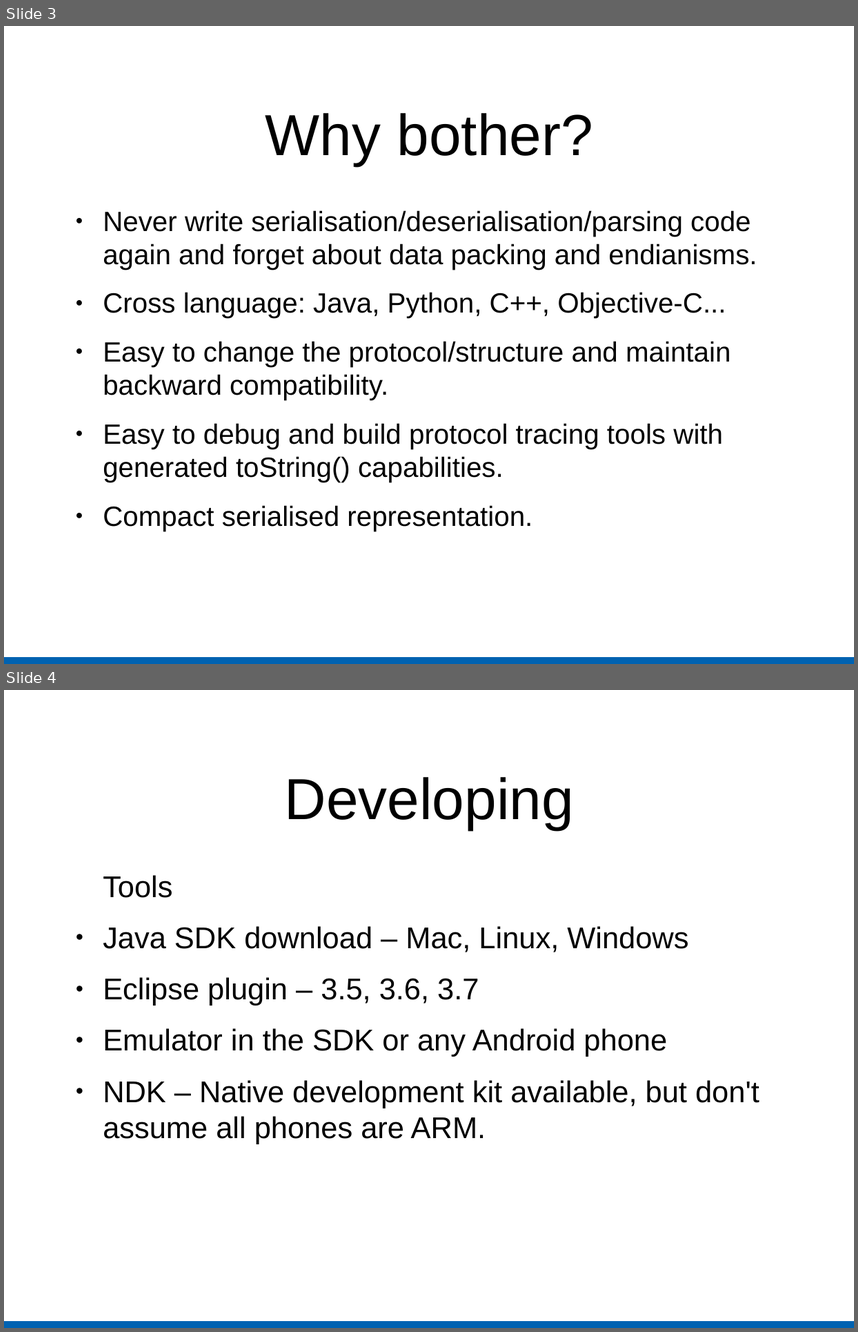
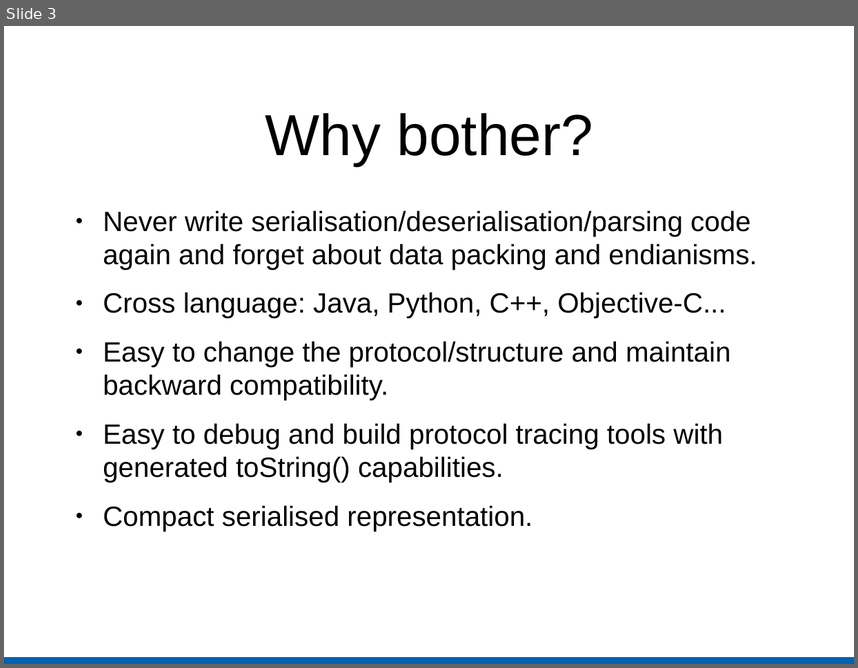
Before and after one commit to warwickhunter/play, a slide deck: protobuf_preso/google_protocol_buffers.odp. Shown one above the other, each under a label of ours: slides 3 and 4 before the commit, slide 3 after it. The pictures are 858x1332 and 858x668 pixels, drawn with LibreOffice and Linux fonts; fonts in the diff are those of the drawing. Boxes give left, top, right and bottom in pixels: in the first picture for what was removed or moved away, otherwise in the second. Text is boxed around its words. In the diff, an @@ line names an element or a change of style, - is before the commit and + after.

```diff
--- a/protobuf_preso/google_protocol_buffers.odp
+++ b/protobuf_preso/google_protocol_buffers.odp
@@ slide 4 removed at <box>4,690,854,1328</box>, background #FFFFFF; not listed: 1 template element that a slide beside it also shows @@
@@ title removed at <box>285,777,574,829</box> @@
-Developing
@@ text removed at <box>103,875,760,1144</box> @@
-Tools
-● Java SDK download – Mac, Linux, Windows
-● Eclipse plugin – 3.5, 3.6, 3.7
-● Emulator in the SDK or any Android phone
-● NDK – Native development kit available, but don't assume all phones are ARM.
```
Also in this commit, not shown: 1 slide changed, 6 slides added, 3 other files.
